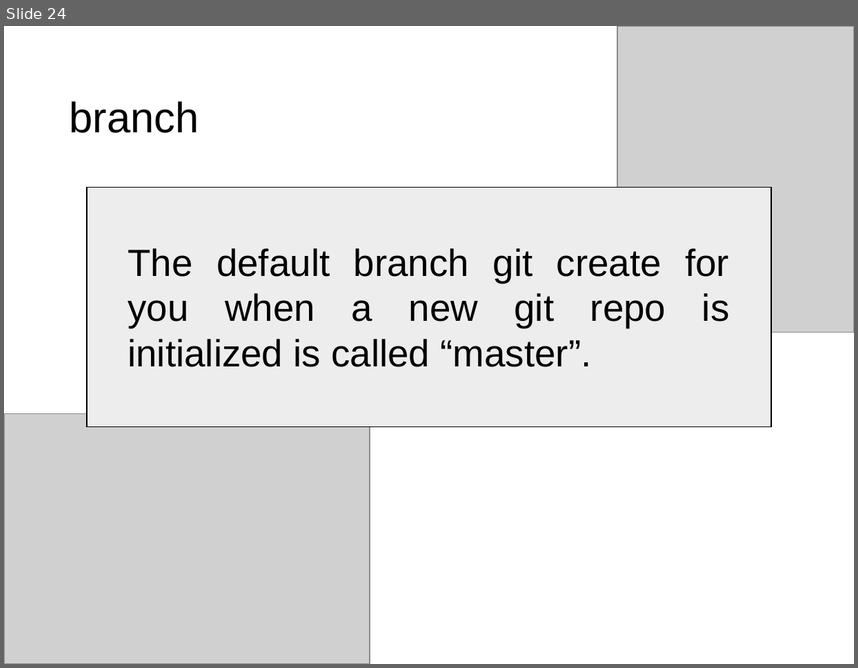
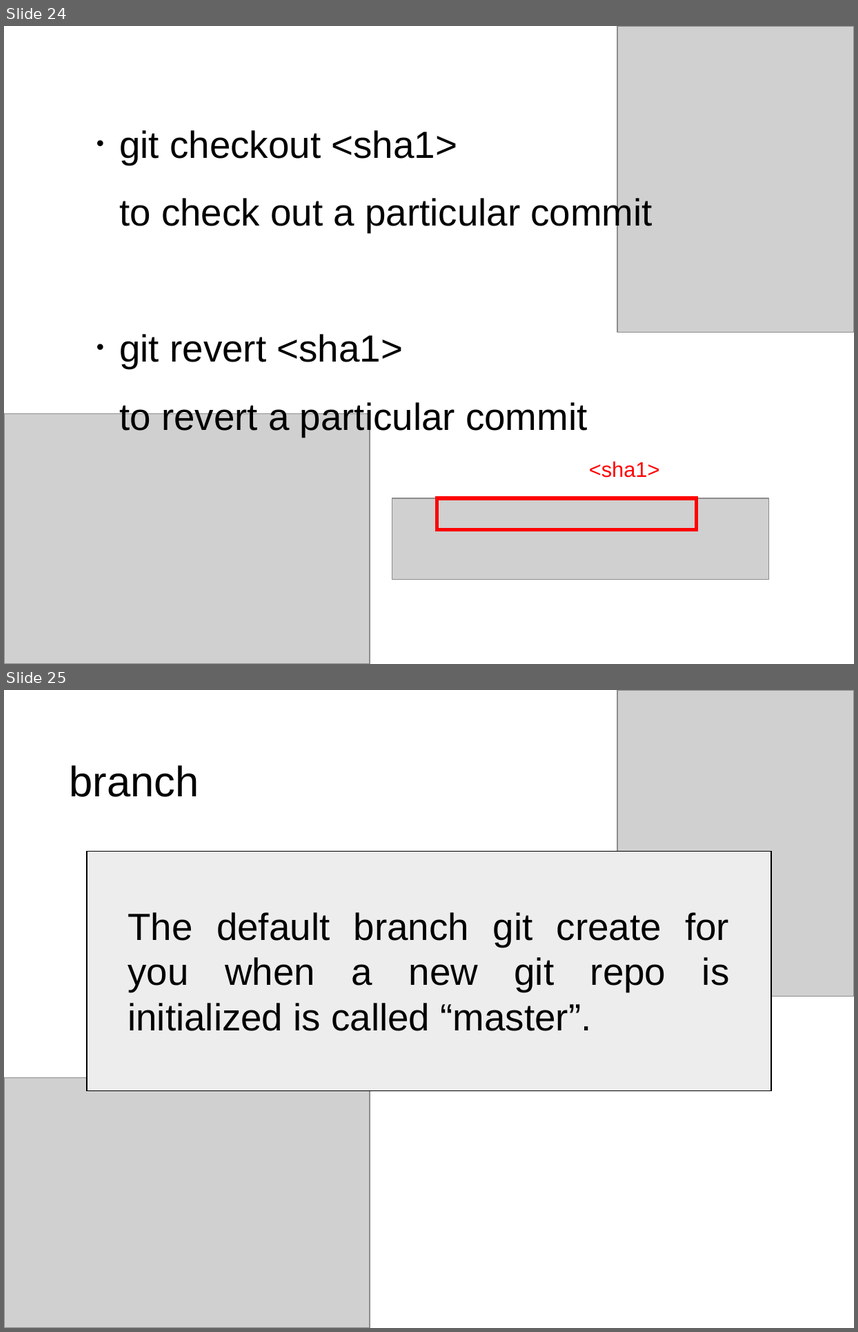
Before and after one commit to NCKU-BDA-2020/TA_Git_GitHub, a slide deck: TA_Class_III.pptx. Shown one above the other, each under a label of ours: slide 24 before the commit, slides 24 and 25 after it. The pictures are 858x668 and 858x1332 pixels, drawn with LibreOffice and Linux fonts; fonts in the diff are those of the drawing; grey boxes stand for pictures. Boxes give left, top, right and bottom in pixels: in the first picture for what was removed or moved away, otherwise in the second. Text is boxed around its words. In the diff, an @@ line names an element or a change of style, - is before the commit and + after.

Commit message:
Add revert and checkout stuff in PPT

```diff
--- a/TA_Class_III.pptx
+++ b/TA_Class_III.pptx
@@ slide 24 added at [4, 26, 854, 664], background #FFFFFF @@
@@ picture added at [618, 26, 854, 332] @@
@@ text added at [82, 130, 653, 437], 32 pt, text #000000 @@
+．git checkout <sha1>
+to check out a particular commit
+．git revert <sha1>
+to revert a particular commit
@@ picture added at [4, 414, 370, 664] @@
@@ text added at [589, 461, 660, 477], 18 pt, text #FF0000 @@
+<sha1>
@@ picture added at [392, 498, 769, 579] @@
@@ rectangle added at [437, 498, 697, 529], outline #FF0000 3 pt @@
@@ what was slide 24 is now slide 25 @@
```
